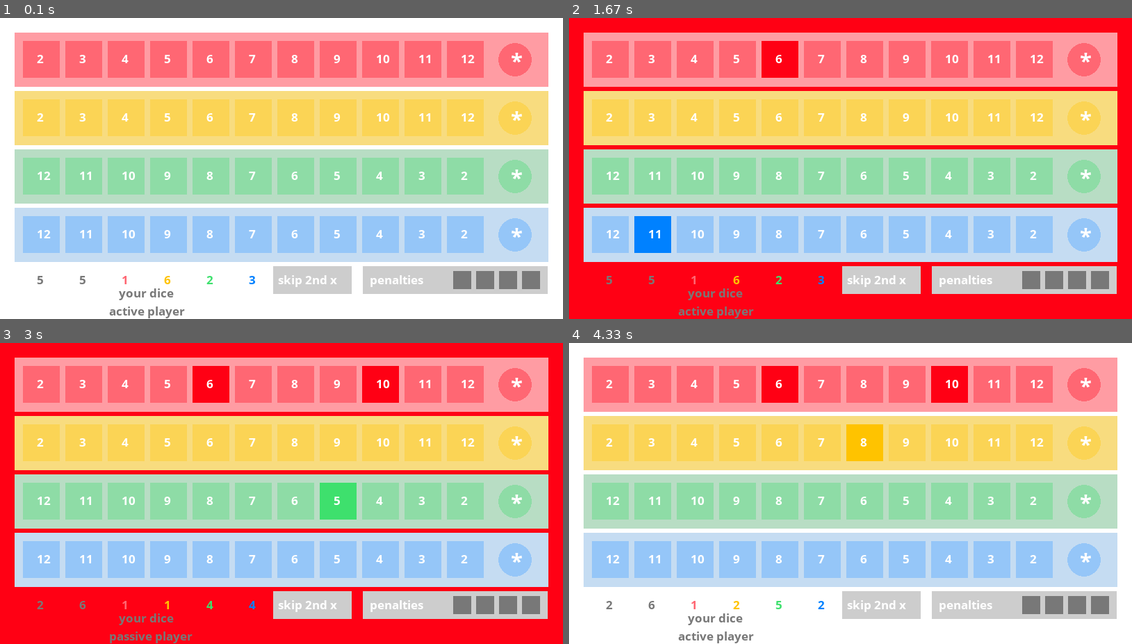
Above: before the commit, frames 1-4 (two rows, left to right).
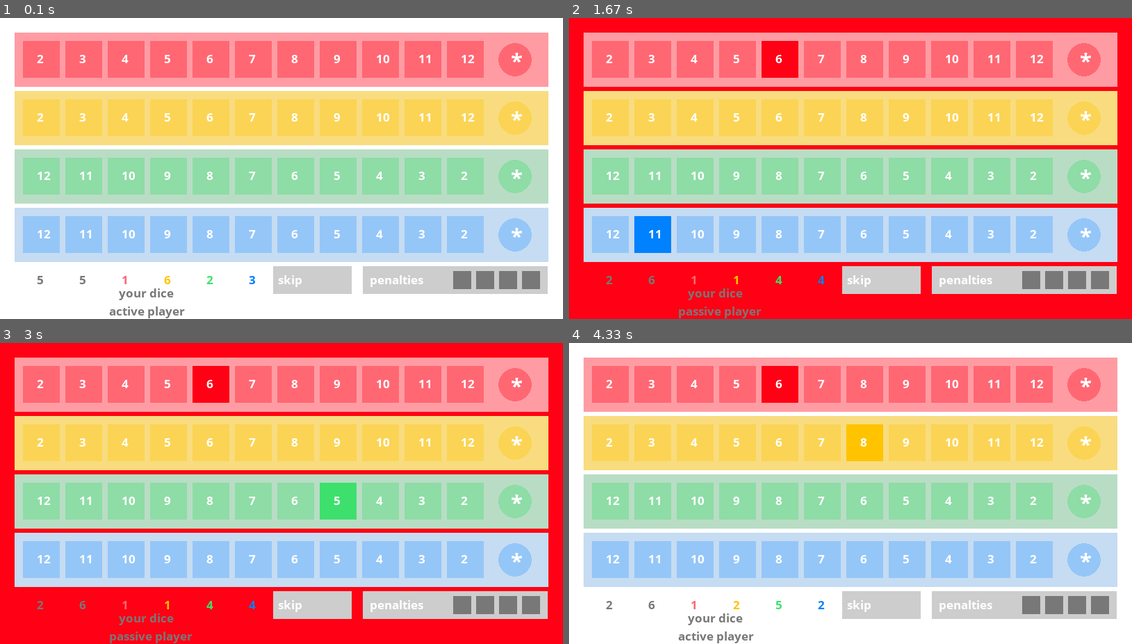
Above: after the commit, the same moments.

Repository: sjanetzki/qwixx-trainer
Game: pygame game, started from game.py
Same seed, same stepped clock (60 frames per second), same inputs: the game is played once before the commit and once after it.
Inputs (mouse positions are in pixels of both pictures, inside the frame that each line leads up to):
- Up to frame 1 (0.1 s): no input
- Up to frame 2 (1.67 s): click "6" at 0.38 s; click (754, 237) at 0.72 s; click "6" at 1.05 s; click (659, 240) at 1.38 s
- Up to frame 3 (3 s): click "10" at 1.72 s; click (123, 451) at 2.05 s; click (332, 415) at 2.38 s; click (320, 487) at 2.72 s
- Up to frame 4 (4.33 s): click "8" at 3.05 s; click (647, 565) at 3.95 s; click (799, 553) at 4.28 s

The runs differ from the first frame. In frame 1, less than 0.1% of the frame differs, in the area x 54-60%, y 85-89%; in frame 2, 0.4%; in frame 3, 0.8%, in the area x 54-71%, y 7-89%; in frame 4, 0.8%.

Commit message:
Fix multiple bugs by validating turns with pregenerated list of valid turns

Diff:
--- a/ai_player.py
+++ b/ai_player.py
@@ -26,26 +26,6 @@
                                  self.bias[index % len(self.bias)]  # todo: get rid off "%"
         return situation_quality
 
-    def _get_possibilities_active(self, lst_eyes) -> List[List[CrossPossibility]]:
-        """creates a list of all possible fields to make a cross on (while active player)"""
-        possibilities_white_white = self._find_possible_white_white_sum(lst_eyes)
-        possibility_lst = possibilities_white_white.copy()
-        possibilities_white_color = self._find_possible_white_color_sum(lst_eyes)
-        possibility_lst.extend(possibilities_white_color)
-
-        for white_white in possibilities_white_white:
-            white_white = white_white[0]
-            for white_color in possibilities_white_color:
-                white_color = white_color[0]
-                if (white_white.row != white_color.row) or (
-                        white_white.row in (Row.RED, Row.YELLOW) and white_white.eyes < white_color.eyes) or (
-                        white_white.row in (Row.GREEN, Row.BLUE) and white_white.eyes > white_color.eyes):
-                    possibility_lst.append([white_white, white_color])
-
-        assert(self.board.penalties < 4)
-        possibility_lst.append([CrossPossibility(4, 1)])
-        return possibility_lst
-
     def _find_best_turns(self, possibilities, is_active_player) -> List[CrossPossibility]:
         """finds the turn(s) with the highest strength due to the evaluation of _get_sum_situation"""
         max_turns_strength = float("-inf")
@@ -57,54 +37,13 @@
                 max_turns_strength = turns_strength
         return best_turn
 
-    def cross_active(self, lst_eyes) -> List[CrossPossibility]:
+    def cross_active(self, lst_eyes, valid_turns) -> List[CrossPossibility]:
         """crosses the best known active turn"""
-        super().cross_active(lst_eyes)
+        super().cross_active(lst_eyes, valid_turns)
         sleep(1)
-        possibilities = self._get_possibilities_active(lst_eyes)
-        return self._find_best_turns(possibilities, True)
+        return self._find_best_turns(valid_turns, True)
 
-    def _get_possibilities_passive(self, lst_eyes) -> List[List[CrossPossibility]]:
-        """creates a list of all possible fields to make a cross on (while passive player)"""
-        possibility_lst = self._find_possible_white_white_sum(lst_eyes)
-        assert (self.board.penalties < 4)
-        possibility_lst.append([CrossPossibility(4, 1)])
-        # possibility_lst.append([CrossPossibility(None, None)])
-        possibility_lst.append([])
-        return possibility_lst
-
-    def cross_passive(self, lst_eyes):
+    def cross_passive(self, lst_eyes, valid_turns):
         """crosses the best known passive turn"""
-        super().cross_passive(lst_eyes)
-        possibilities = self._get_possibilities_passive(lst_eyes)
-        return self._find_best_turns(possibilities, False)
-
-    def _find_possible_white_white_sum(self, lst_eyes) -> List[List[CrossPossibility]]:
-        """finds all possible fields that can be crossed with the sum of the 2 white dice"""
-        possibilities_white_white = []
-        white_dice_sum = lst_eyes[0] + lst_eyes[1]
-        for row in Row:
-            possibilities_white_white.extend(self.check_possibility_rules(row, white_dice_sum))
-        return possibilities_white_white
-
-    def _find_possible_white_color_sum(self, lst_eyes):
-        """finds all possible fields that can be crossed with the sum of 1 white and 1 colored dice"""
-        possibilities_white_color = []
-        for color in Row:
-            for white in range(2):
-                white_color_sum = lst_eyes[white] + lst_eyes[color + 2]
-                possibilities_white_color.extend(self.check_possibility_rules(color, white_color_sum))
-        return possibilities_white_color
-
-    def check_possibility_rules(self, row, white_plus_a_dice_sum) -> List[List[CrossPossibility]]:
-        """checks witch possible fields are allowed to be crossed"""
-        possibilities_white_plus_a_dice = []
-        if row in (Row.RED, Row.YELLOW):
-            if not self.completed_lines[row] and self.board.row_limits[row] < white_plus_a_dice_sum and (
-                    (self.board.row_numbers[row] >= 5 and white_plus_a_dice_sum == 12) or white_plus_a_dice_sum < 12):
-                possibilities_white_plus_a_dice.append([CrossPossibility(row, white_plus_a_dice_sum)])
-        else:
-            if not self.completed_lines[row] and self.board.row_limits[row] > white_plus_a_dice_sum and (
-                    (self.board.row_numbers[row] >= 5 and white_plus_a_dice_sum == 2) or white_plus_a_dice_sum > 2):
-                possibilities_white_plus_a_dice.append([CrossPossibility(row, white_plus_a_dice_sum)])
-        return possibilities_white_plus_a_dice
+        super().cross_passive(lst_eyes, valid_turns)
+        return self._find_best_turns(valid_turns, False)
--- a/board.py
+++ b/board.py
@@ -64,52 +64,37 @@
         else:
             print("penalties: {}".format(self.penalties))
 
-    def cross(self, position, completed_lines, is_active_player) -> bool:
-        """sets the crosses chosen by the player after checking their validity, returns True if the turn is valid"""
+    def cross(self, position, completed_lines, is_active_player):
+        """sets the crosses chosen by the player after checking their validity"""
         row = position.row
         eyes = position.eyes
         if row is None:
-            if is_active_player:
-                return False
-            else:
-                return True
-        if row not in range(5):
-            return False
+            assert(not is_active_player)
+            return
+        assert(row in range(5))
         if row == 4:
+            assert(self.penalties < 4)
             if self.penalties < 4:
                 self.penalties += 1
-                return True
-            else:
-                return False
-        return self._make_colored_cross(eyes, row, completed_lines)
+                return
+        self._make_colored_cross(eyes, row, completed_lines)
 
     def _make_colored_cross(self, eyes, row, completed_lines):
         """make cross in a colored row"""
-        if eyes not in range(2, 13):
-            return False
-        if completed_lines[row]:  # row closed -> no crosses can be made there anymore
-            print(completed_lines)
-            print(row)
-            print(self.row_limits)
-            return False
-
+        assert (eyes in range(2, 13))
+        assert (not completed_lines[row])    # row closed -> no crosses can be made there anymore
         if row in (Row.RED, Row.YELLOW):
             cross_last_number = eyes == 12
         else:
             cross_last_number = eyes == 2
-
-        if self.row_numbers[row] < 5 and cross_last_number:
-            return False
-
+        assert (not (self.row_numbers[row] < 5 and cross_last_number))
         if row in (Row.RED, Row.YELLOW) and self.row_limits[row] < eyes:
             self._set_row_limits(row, eyes)
             if cross_last_number:
                 self._set_row_limits(row, 13)
-            return True
         elif row in (Row.GREEN, Row.BLUE) and self.row_limits[row] > eyes:
             self._set_row_limits(row, eyes)
             if cross_last_number:
                 self._set_row_limits(row, 1)
-            return True
         else:
-            return False
+            assert False
--- a/game.py
+++ b/game.py
@@ -1,10 +1,12 @@
 """This file creates an algorithm (Game) that leads the game through its course"""
+from typing import List
+
 from dice import Dice
-from board import Board
+from board import Board, Row
 from ai_player import AiPlayer
 from human_player import HumanPlayer
+from player import CrossPossibility
 from ui_pygame import PyGameUi
-from simple_bot_player import SimpleBotPlayer
 import numpy as np
 
 
@@ -49,42 +51,107 @@
         ranking = sorted(ranking, key=lambda x: x[1], reverse=True)
         return ranking
 
-    def _make_valid_turn(self, player_index, turn, is_active_player, lst_eyes, previous_turn=None):
+    def _make_valid_turn(self, player_index, turn, valid_turns, is_active_player, previous_turn=None):
         """checks validity of a turn"""
-        is_turn_valid = turn.row == 4 \
-                        or (is_active_player
-                            and (lst_eyes[0] + lst_eyes[1] == turn.eyes
-                                 or lst_eyes[0] + lst_eyes[turn.row + 2] == turn.eyes
-                                 or lst_eyes[1] + lst_eyes[turn.row + 2] == turn.eyes)) \
-                        or (not is_active_player
-                            and lst_eyes[0] + lst_eyes[1] == turn.eyes)
-
+        is_turn_valid = False
+        # check whether first turn and, if applicable, both turns combined, are valid
+        for complete_valid_turn in valid_turns:
+            if (previous_turn is None and len(complete_valid_turn) > 0 and complete_valid_turn[0] == turn) or (
+                    previous_turn is not None and complete_valid_turn == [previous_turn, turn]):
+                is_turn_valid = True
+                break
+
+        assert (is_turn_valid or isinstance(self.lst_player[player_index], HumanPlayer))
         if is_turn_valid:
-            is_turn_valid = self.lst_boards[player_index].cross(turn, self.completed_lines, is_active_player)
-        if not (is_turn_valid or isinstance(self.lst_player[player_index], HumanPlayer)):
-            assert (is_turn_valid or isinstance(self.lst_player[player_index], HumanPlayer))
-        if not is_turn_valid:
+            self.lst_boards[player_index].cross(turn, self.completed_lines, is_active_player)
+        else:
             self.lst_player[player_index].inform_about_invalid_turn()
         return is_turn_valid
 
+    def _get_possibilities_active(self, lst_eyes, player_index) -> List[List[CrossPossibility]]:
+        """creates a list of all possible fields to make a cross on (while active player)"""
+        possibilities_white_white = self._find_possible_white_white_sum(lst_eyes, player_index)
+        possibility_lst = possibilities_white_white.copy()
+        possibilities_white_color = self._find_possible_white_color_sum(lst_eyes, player_index)
+        possibility_lst.extend(possibilities_white_color)
+
+        for white_white in possibilities_white_white:
+            white_white = white_white[0]
+            for white_color in possibilities_white_color:
+                white_color = white_color[0]
+                if (white_white.row != white_color.row) or (
+                        white_white.row in (Row.RED, Row.YELLOW) and white_white.eyes < white_color.eyes) or (
+                        white_white.row in (Row.GREEN, Row.BLUE) and white_white.eyes > white_color.eyes):
+                    possibility_lst.append([white_white, white_color])
+
+        assert(self.lst_boards[player_index].penalties < 4)
+        possibility_lst.append([CrossPossibility(4, None)])
+        return possibility_lst
+
+    def _find_possible_white_white_sum(self, lst_eyes, player_index) -> List[List[CrossPossibility]]:
+        """finds all possible fields that can be crossed with the sum of the 2 white dice"""
+        possibilities_white_white = []
+        white_dice_sum = lst_eyes[0] + lst_eyes[1]
+        for row in Row:
+            possibilities_white_white.extend(self._check_possibility_rules(row, white_dice_sum, player_index))
+        return possibilities_white_white
+
+    def _find_possible_white_color_sum(self, lst_eyes, player_index):
+        """finds all possible fields that can be crossed with the sum of 1 white and 1 colored dice"""
+        possibilities_white_color = []
+        for color in Row:
+            for white in range(2):
+                white_color_sum = lst_eyes[white] + lst_eyes[color + 2]
+                possibilities_white_color.extend(self._check_possibility_rules(color, white_color_sum, player_index))
+        return possibilities_white_color
+
+    def _get_possibilities_passive(self, lst_eyes, player_index) -> List[List[CrossPossibility]]:
+        """creates a list of all possible fields to make a cross on (while passive player)"""
+        possibility_lst = self._find_possible_white_white_sum(lst_eyes, player_index)
+        assert (self.lst_boards[player_index].penalties < 4)
+        possibility_lst.append([CrossPossibility(4, None)])
+        possibility_lst.append([])
+        return possibility_lst
+
+    def _check_possibility_rules(self, row, white_plus_a_dice_sum, player_index) -> List[List[CrossPossibility]]:
+        """checks witch possible fields are allowed to be crossed"""
+        possibilities_white_plus_a_dice = []
+        if row in (Row.RED, Row.YELLOW):
+            if not self.completed_lines[row] and self.lst_boards[player_index].row_limits[
+                row] < white_plus_a_dice_sum and (
+                    (self.lst_boards[player_index].row_numbers[
+                         row] >= 5 and white_plus_a_dice_sum == 12) or white_plus_a_dice_sum < 12):
+                possibilities_white_plus_a_dice.append([CrossPossibility(row, white_plus_a_dice_sum)])
+        else:
+            if not self.completed_lines[row] and self.lst_boards[player_index].row_limits[
+                row] > white_plus_a_dice_sum and (
+                    (self.lst_boards[player_index].row_numbers[
+                         row] >= 5 and white_plus_a_dice_sum == 2) or white_plus_a_dice_sum > 2):
+                possibilities_white_plus_a_dice.append([CrossPossibility(row, white_plus_a_dice_sum)])
+        return possibilities_white_plus_a_dice
+
     def _make_turns_for_active_human_player(self, lst_eyes, player_index, player, is_active_player):
         """lets a human player cross active until the turn chosen is valid"""
         is_turn_valid = False
         turn_index = 0
+        valid_turns = self._get_possibilities_active(lst_eyes, player_index)
+        previous_turn = None
         while not is_turn_valid:
-            turns = player.cross_active(lst_eyes, turn_index)
+            turns = player.cross_active(lst_eyes, valid_turns, turn_index)
             assert (len(turns) == 1)
-            is_turn_valid = self._make_valid_turn(player_index, turns[0], is_active_player, lst_eyes)
+            is_turn_valid = self._make_valid_turn(player_index, turns[0], valid_turns, is_active_player)
             previous_turn = turns[0]
         self.lst_player[player_index].inform(self.lst_boards, self.completed_lines, player_index)
 
         turn_index += 1
         is_turn_valid = False
-        while not is_turn_valid:
-            turns = player.cross_active(lst_eyes, turn_index)
+        # only allow 2nd if previous turn was done with WHITE dice
+        while not is_turn_valid and previous_turn.row != 4 and previous_turn.eyes == lst_eyes[0] + lst_eyes[1]:
+            turns = player.cross_active(lst_eyes, valid_turns, turn_index)
             assert (len(turns) <= 1)
             if len(turns) != 0:
-                is_turn_valid = self._make_valid_turn(player_index, turns[0], is_active_player, lst_eyes, previous_turn)
+                is_turn_valid = self._make_valid_turn(player_index, turns[0], valid_turns, is_active_player,
+                                                      previous_turn)
             else:
                 is_turn_valid = True
 
@@ -93,15 +160,20 @@
         is_turn_valid = False
         while not is_turn_valid:
             if is_active_player:
-                turns = player.cross_active(lst_eyes)
+                valid_turns = self._get_possibilities_active(lst_eyes, player_index)
+                turns = player.cross_active(lst_eyes, valid_turns)
                 assert (1 <= len(turns) <= 2)
             else:
-                turns = player.cross_passive(lst_eyes)
+                valid_turns = self._get_possibilities_passive(lst_eyes, player_index)
+                turns = player.cross_passive(lst_eyes, valid_turns)
                 assert (len(turns) <= 1)
-            for turn in turns:
-                is_turn_valid = self._make_valid_turn(player_index, turn, is_active_player, lst_eyes)
+
             if len(turns) == 0:
                 is_turn_valid = True
+            else:
+                is_turn_valid = self._make_valid_turn(player_index, turns[0], valid_turns, is_active_player)
+            if len(turns) == 2:
+                is_turn_valid = self._make_valid_turn(player_index, turns[1], valid_turns, is_active_player, turns[0])
 
     def _direct_turns_of_all_players(self):
         """directs when the players are prompted to do their turns"""
@@ -119,7 +191,7 @@
             for player_index in range(self.player_count):
                 self.lst_player[player_index].inform(self.lst_boards, self.completed_lines, player_index)
             if self._is_completed():
-                exit(0)     # print results
+                exit(0)  # print results
 
     def play(self) -> None:
         """manages the run of a game (Game Master) until the game is completed; also used by the trainer"""
--- a/human_player.py
+++ b/human_player.py
@@ -6,9 +6,9 @@
 class HumanPlayer(Player):
     """creates an environment for a human Player to play the game in conformity with the rules"""
 
-    def cross_passive(self, lst_eyes):
+    def cross_passive(self, lst_eyes, valid_turns):
         """chooses one valid cross or skips"""
-        super().cross_passive(lst_eyes)
+        super().cross_passive(lst_eyes, valid_turns)
 
         assert (self.ui is not None)
         wish = self.ui.get_turn()
@@ -16,9 +16,9 @@
             return [wish]
         return []
 
-    def cross_active(self, lst_eyes, turn_index):
+    def cross_active(self, lst_eyes, valid_turns, turn_index):
         """chooses two valid crosses in succession; 2nd cross can be 'skip'"""
-        super().cross_active(lst_eyes)
+        super().cross_active(lst_eyes, valid_turns)
         assert (self.ui is not None)
 
         # get 1st turn
--- a/player.py
+++ b/player.py
@@ -1,20 +1,26 @@
 """This file creates the players of Qwixx, devides them into subclasses (human, SimpleBot, and AI) and is the place
 where decisions are made."""
 
-from board import Board
+from board import Board, Row
 import numpy as np
 from abc import ABC, abstractmethod
 from copy import deepcopy
 
 
-class CrossPossibility:
+
+class CrossPossibility(object):
     """puts row and eyes of a button into a precise string format"""
     def __init__(self, row, eyes):
+        assert (isinstance(row, Row) or row == 4)
+        assert (row != 4 or eyes is None)
         self.row = row
         self.eyes = eyes
 
     def __repr__(self):
         return "cp(" + str(self.row) + ", " + str(self.eyes) + ")"
+
+    def __eq__(self, other):
+        return other != "skip" and self.row == other.row and self.eyes == other.eyes
 
 
 class Player(ABC):
@@ -38,14 +44,14 @@
         for opponent_index in range(self.opponents):
             self.others.append(Board())
 
-    def cross_active(self, lst_eyes):
+    def cross_active(self, lst_eyes, valid_turns):
         """gives UI information about (active) crosses to make"""
         if self.ui is None:
             return
         self.ui.lst_eyes = lst_eyes
         self.ui.is_active_player = True
 
-    def cross_passive(self, lst_eyes):
+    def cross_passive(self, lst_eyes, valid_turns):
         """gives UI information about (passive) crosses to make"""
         if self.ui is None:
             return
@@ -93,7 +99,7 @@
                 for turn in turns:
                     if turn is not None:
                         assert(is_active_player is not None)
-                        assert(board.cross(turn, self.completed_lines, is_active_player))
+                        board.cross(turn, self.completed_lines, is_active_player)
             for parameter_type in range(9):
                 if parameter_type % 2 == 0 and parameter_type != 8:
                     situation_value = board.row_numbers[parameter_type // 2]
--- a/simple_bot_player.py
+++ b/simple_bot_player.py
@@ -5,13 +5,13 @@
 class SimpleBotPlayer(Player):
     """a Player that has no intelligence; only crosses penalties"""
 
-    def cross_active(self, lst_eyes):
+    def cross_active(self, lst_eyes, valid_turns):
         """crosses penalty if active"""
-        super().cross_active(lst_eyes)
+        super().cross_active(lst_eyes, valid_turns)
         assert (self.board.penalties < 4)
-        return [CrossPossibility(4, 1)]
+        return [CrossPossibility(4, None)]
 
-    def cross_passive(self, lst_eyes):
+    def cross_passive(self, lst_eyes, valid_turns):
         """crosses nothing (skips) if passive"""
-        super().cross_passive(lst_eyes)
+        super().cross_passive(lst_eyes, valid_turns)
         return []
--- a/ui_pygame.py
+++ b/ui_pygame.py
@@ -1,5 +1,6 @@
 """This file creates a user interface (UI) with PyGame that shows the board and that can be interacted with by a
 human player by clicking buttons"""
+from board import Row
 from player import CrossPossibility
 import pygame
 
@@ -141,7 +142,7 @@
                           PyGameUi.penalty_box_y_length], 0)
         self.button(0, PyGameUi.skip_button_x_length, PyGameUi.penalty_box_y_length, PyGameUi.light_grey,
                     PyGameUi.dark_grey)
-        text = font.render("skip 2nd x", True, PyGameUi.white)
+        text = font.render("skip", True, PyGameUi.white)
         self.screen.blit(text, [PyGameUi.skip_button_x + PyGameUi.penalty_text_y_offset,
                                 PyGameUi.penalty_box_y + PyGameUi.penalty_text_y_offset])
 
@@ -226,13 +227,13 @@
 
         if eyes is not None:
             if row == PyGameUi.red_vibrant:
-                self.last_action = CrossPossibility(0, eyes)
+                self.last_action = CrossPossibility(Row.RED, eyes)
             if row == PyGameUi.yellow_vibrant:
-                self.last_action = CrossPossibility(1, eyes)
+                self.last_action = CrossPossibility(Row.YELLOW, eyes)
             if row == PyGameUi.green_vibrant:
-                self.last_action = CrossPossibility(2, eyes)
+                self.last_action = CrossPossibility(Row.GREEN, eyes)
             if row == PyGameUi.blue_vibrant:
-                self.last_action = CrossPossibility(3, eyes)
+                self.last_action = CrossPossibility(Row.BLUE, eyes)
 
         if row == PyGameUi.black and eyes - 1 == self.penalties:
             self.last_action = CrossPossibility(4, None)
